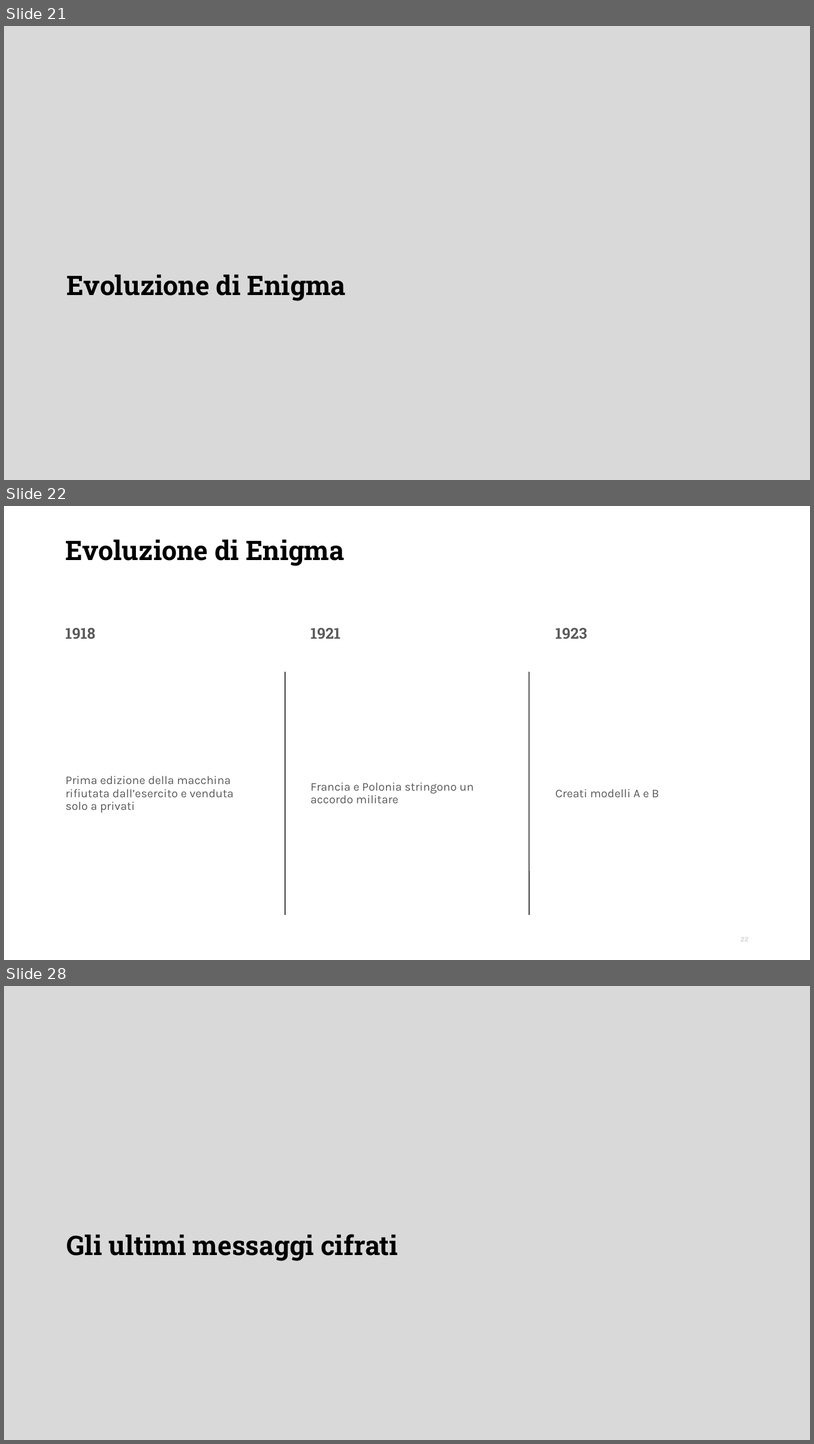
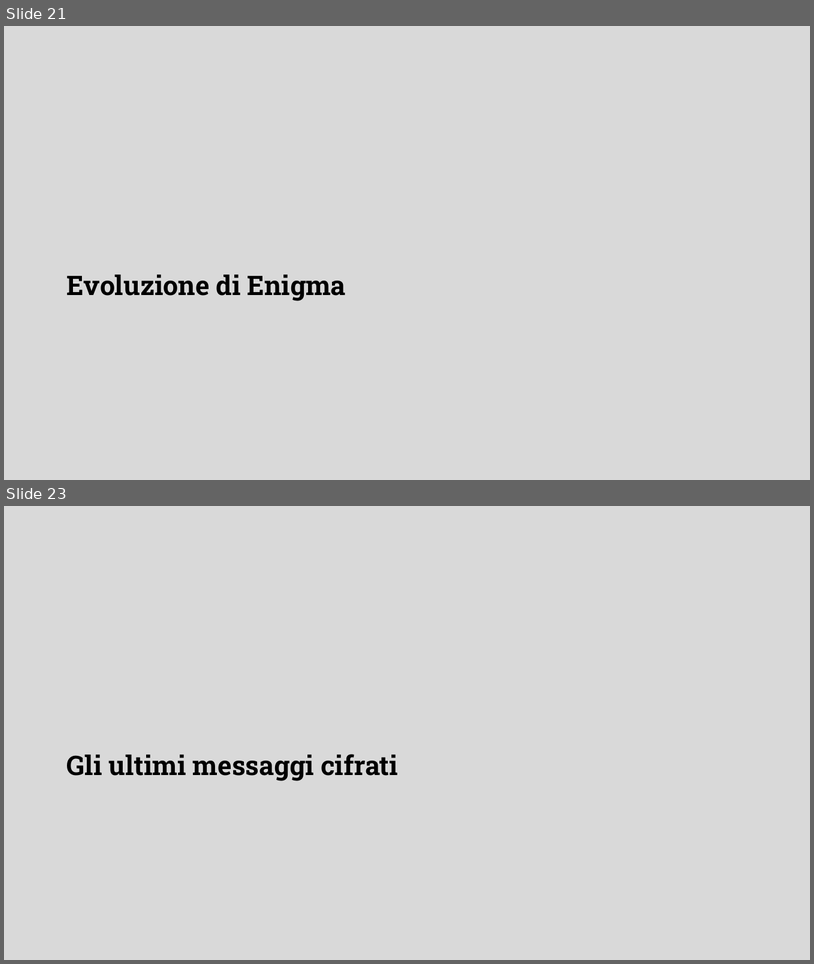
Before and after one commit to DanieleFerretti03/tesi-enigma, a slide deck: presentazione.odp. Shown one above the other, each under a label of ours: slides 21, 22 and 28 before the commit, slides 21 and 23 after it; the slides between them are not shown. The pictures are 814x1444 and 814x964 pixels, drawn with LibreOffice and Linux fonts; fonts in the diff are those of the drawing; background and template pictures are left out. Boxes give left, top, right and bottom in pixels: in the first picture for what was removed or moved away, otherwise in the second. Text is boxed around its words. In the diff, an @@ line names an element or a change of style, - is before the commit and + after.

Commit message:
Sostituzione slide Evoluzione di Enigma

```diff
--- a/presentazione.odp
+++ b/presentazione.odp
@@ slide 22 removed at bbox=[4, 506, 810, 960], background #FFFFFF @@
@@ title removed at bbox=[66, 540, 345, 566] @@
-Evoluzione di Enigma
@@ text removed at bbox=[65, 628, 95, 639] @@
-1918
@@ text removed at bbox=[311, 628, 341, 639] @@
-1921
@@ text removed at bbox=[555, 628, 587, 639] @@
-1923
@@ line removed from (285, 672) to (285, 915) @@
@@ line removed from (530, 672) to (530, 915) @@
@@ text removed at bbox=[66, 775, 234, 813] @@
-Prima edizione della macchina rifiutata dall’esercito e venduta solo a privati
@@ text removed at bbox=[311, 782, 474, 803] @@
-Francia e Polonia stringono un accordo militare
@@ text removed at bbox=[555, 789, 659, 797] @@
-Creati modelli A e B
@@ page number removed at bbox=[741, 937, 749, 941] @@
-22
@@ what was slide 28 is now slide 23 @@
```
Also in this commit, not shown: 1 slide added, 5 other slides removed, 1 other file.
